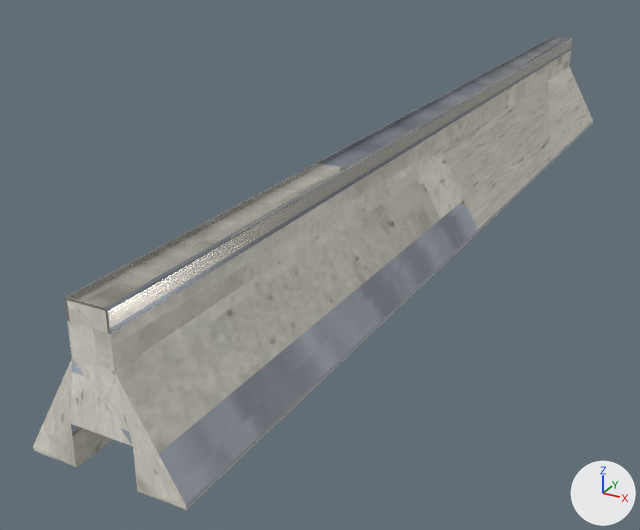
One commit to the glTF model public/katalog/modelle/slide-bar-250.gltf: the scene before it, then after it.
One viewpoint serves both versions: a 50 mm camera at (0.82, -2.06, 0.84) aimed at (-0.19, -0.22, -0.08). The axes (+X, +Y, +Z) are drawn at lower right. The lights are the same throughout. The first picture is the older version. Vertices at exactly the same position are counted once.

Objects in the first picture: 'SK1796_Slide-Bar_250.001'.
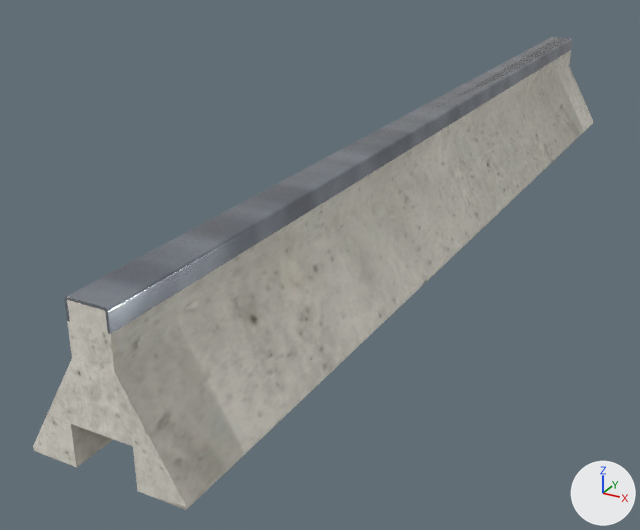
Location of each change, (x1, y1, x2, y2) in pixels of the pictures (640 x 530 px):
part 1 of me_sk1796_slide_bar_250_001, added
    after: (64, 266, 443, 510)
part 2 of me_sk1796_slide_bar_250_001, surface changed
    both: (64, 189, 524, 502)

Edits to the bpy script that builds the scene:
```text
Change me_sk1796_slide_bar_250_001:
    used by ob_sk1796_slide_bar_250_001; location = (0.0, 0.0, 0.0)
    remove me_sk1796_slide_bar_250_001.from_pydata(...)  # 262 vertices, 582 faces; spans x -0.15..0.15, y -1.25..1.25, z 0.0..0.3
    add me_sk1796_slide_bar_250_001.from_pydata(...)  # 564 vertices, 356 faces; spans x -0.15..0.15, y -1.25..1.25, z 0.0..0.3
    me_sk1796_slide_bar_250_001 part 1: 302 vertices added at x -0.15..0.15, y -1.25..1.25, z 0.0..0.3
    me_sk1796_slide_bar_250_001 part 2: 29 kept faces spanning x -0.15..0.15, y -1.25..1.25, z 0.0..0.3 get new texture (UV) coordinates
```
